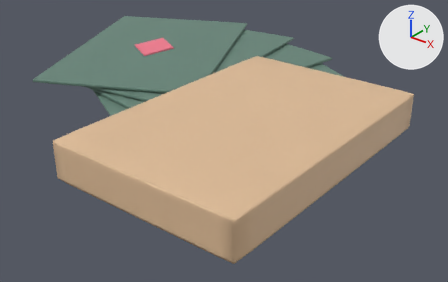
The glTF model assets/meshes/DiceDashCards.glb, before and after one commit.
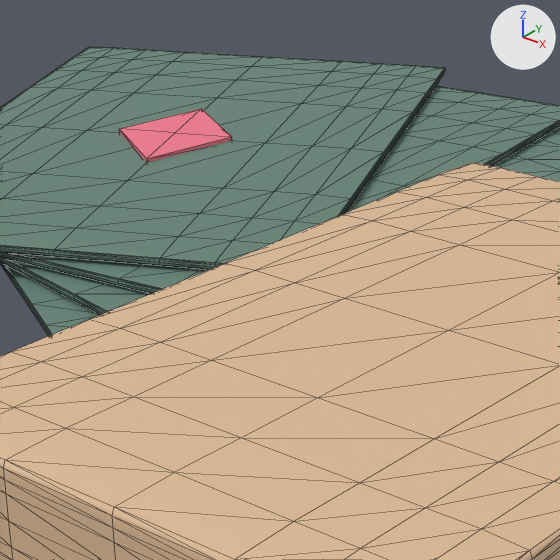
Old and new are each drawn whole from a 50 mm camera at (21.19, -18.83, 10.86) aimed at (4.52, 2.0, -2.05) and again close up on the part from 21% to 64% of the width and 0% to 69% of the height. Lighting does not change. The marker at upper right points along +X, +Y and +Z. The older version's two pictures come first. The close-ups show mesh edges as thin lines. Vertices at exactly the same position are counted once.

Objects in the first close-up: 'Back', 'Face', 'Mark'.
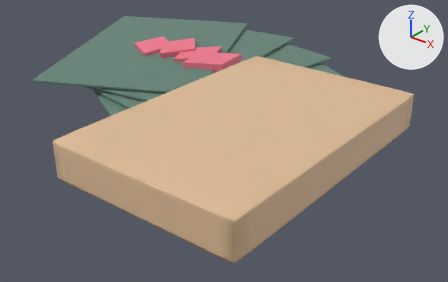
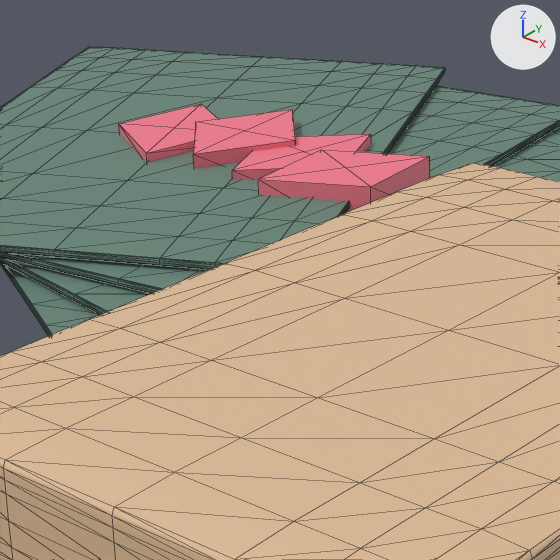
Patch to the scene script:
```diff
--- a/assets/meshes/DiceDashCards.glb.py
+++ b/assets/meshes/DiceDashCards.glb.py
@@ me_mark @@
 # used by ob_mark; location = (0.0, 0.0, 0.0)
 # before: 33 (-2.02, 4.13, 0.86) at pixel (175, 132), 34 (-3.01, 3.65, 0.86) at pixel (119, 128), 35 (-1.32, 2.7, 0.86) at pixel (146, 158), 37 (-1.03, 4.62, 0.86) at pixel (231, 136), 39 (-2.72, 5.57, 0.86) at pixel (201, 108)
-me_mark.from_pydata(...)  # 40 vertices, 64 faces; spans x -3.01..3.13, y 2.65..6.14, z 0.14..0.86
+me_mark.from_pydata(...)  # 40 vertices, 64 faces; spans x -3.01..3.13, y 2.65..6.14, z 0.04..1.06
+# me_mark part 1: the loose piece of 10 vertices spanning x 1.19..3.13, y 2.65..5.47, z 0.14..0.26 is scaled about its middle by (1, 1, 8.5), then moved by (0.0, 0.0, 0.35)
+# me_mark part 2: the loose piece of 10 vertices spanning x -0.28..1.88, y 2.95..6.11, z 0.34..0.46 is scaled about its middle by (1, 1, 7.67), then moved by (0.0, 0.0, 0.1)
+# me_mark part 3: the loose piece of 10 vertices spanning x -1.73..0.45, y 2.97..6.14, z 0.54..0.66 is scaled about its middle by (1, 1, 8.5), then moved by (0.0, 0.0, -0.05)
+# me_mark part 4
+for i in [33, 34, 35, 37, 39]: me_mark.vertices[i].co += Vector((0.0, 0.0, 0.1))
 me_mark.materials.append(mat_mark)
```

Location of each change, [x1, y1, x2, y2] in pixels of the close-ups (560 x 560 px; the box of a moved part takes in the faces that stretch with it):
'Mark', reshaped: before [119, 109, 232, 162]; after [119, 104, 430, 212]
part 1 of me_mark, moved or reshaped (not visible before): after [258, 150, 430, 212]
part 2 of me_mark, moved or reshaped (not visible before): after [232, 134, 371, 180]
part 3 of me_mark, moved or reshaped (not visible before): after [193, 109, 295, 169]
part 4 of me_mark, moved or reshaped: before [119, 109, 232, 162]; after [119, 104, 218, 162]
